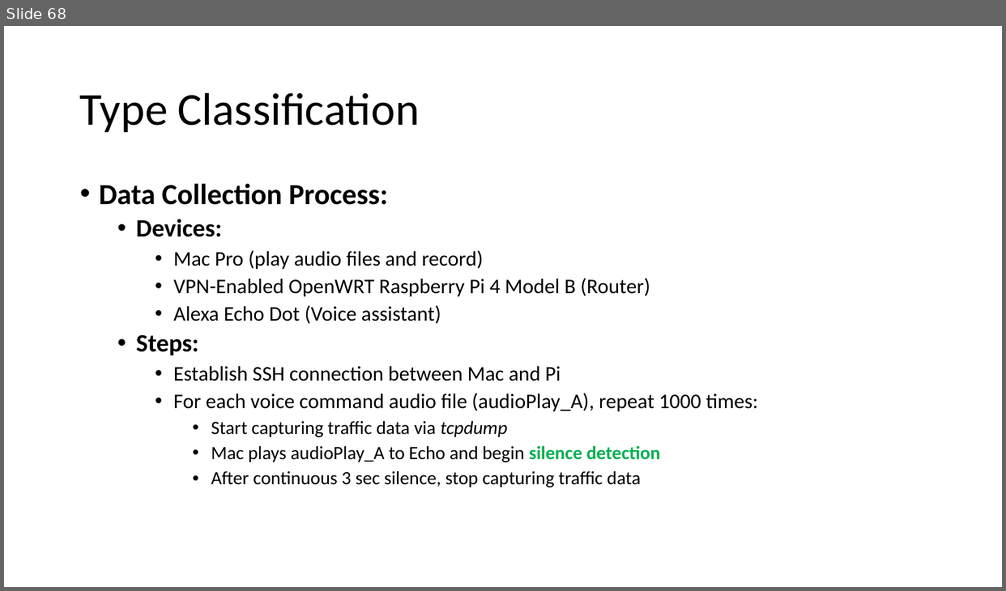
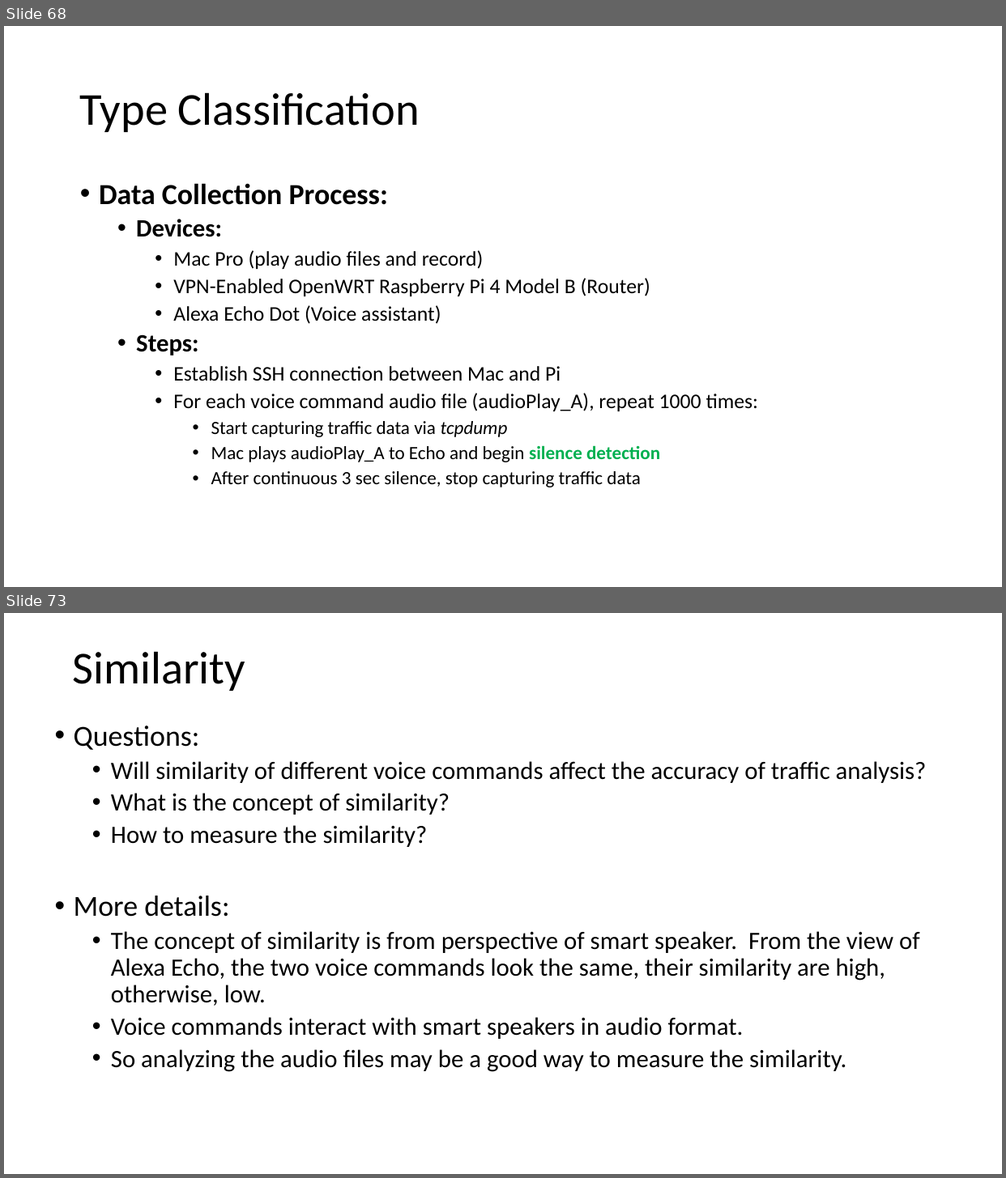
Before and after one commit to GXG-CS/voice_attack, a slide deck: note/Presentation1.pptx. Shown one above the other, each under a label of ours: slide 68 before the commit, slides 68 and 73 after it; the slides between them are not shown. The pictures are 1006x591 and 1006x1178 pixels, drawn with LibreOffice and Linux fonts; fonts in the diff are those of the drawing. Boxes give left, top, right and bottom in pixels: in the first picture for what was removed or moved away, otherwise in the second. Text is boxed around its words. In the diff, an @@ line names an element or a change of style, - is before the commit and + after.

Commit message:
similarity

```diff
--- a/note/Presentation1.pptx
+++ b/note/Presentation1.pptx
@@ slide 73 added at (x1=4, y1=613, x2=1002, y2=1174), background #FFFFFF @@
@@ title added at (x1=72, y1=651, x2=245, y2=691), 44 pt, text #000000 @@
+Similarity
@@ text added at (x1=74, y1=726, x2=927, y2=1072), 24 pt, text #000000 @@
+• Questions:
+  • Will similarity of different voice commands affect the accuracy of traffic analysis?
+  • What is the concept of similarity?
+  • How to measure the similarity?
+• More details:
+  • The concept of similarity is from perspective of smart speaker. From the view of Alexa Echo, the two voice commands look the same, their similarity are high, otherwise, low.
+  • Voice commands interact with smart speakers in audio format.
+  • So analyzing the audio files may be a good way to measure the similarity.
```
Also in this commit, not shown: 6 other slides added.
